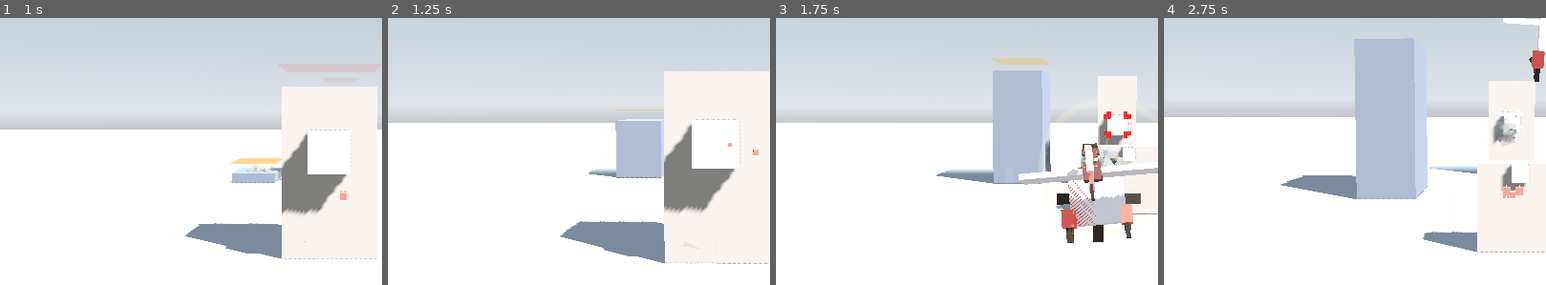
Above: before the commit, frames 1-4 (left to right).
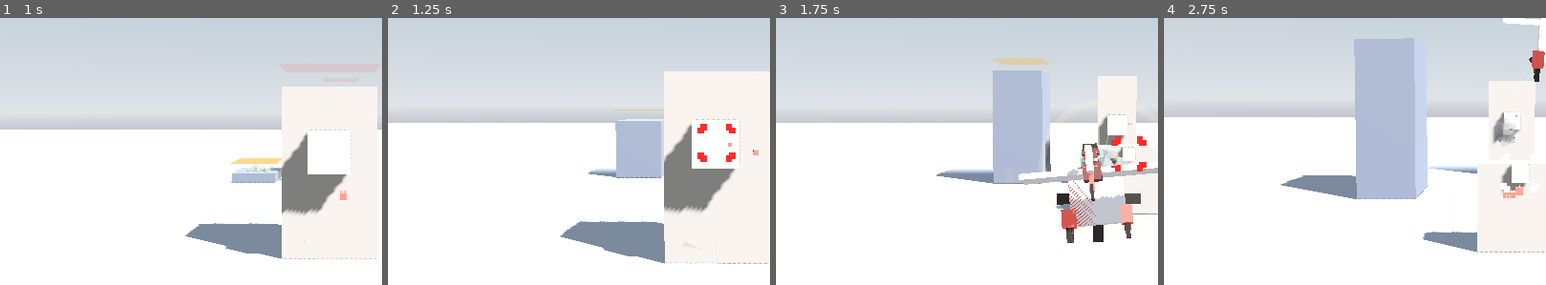
Above: after the commit, the same moments.

Repository: weathermanho/supercent
Game: Godot game, scene res://scenes/Main.tscn
Same seed, same stepped clock (60 frames per second), same inputs: the game is played once before the commit and once after it.
Inputs (mouse positions are % of the whole screen's width and height, from its top left):
- Up to frame 1 (1 s): move the mouse to (72, 45) at 0.52 s; hold Right mouse button (fire_missle) from 0.53 s (still down); click (72, 45) at 0.67 s
- Up to frame 2 (1.25 s): keep holding Right mouse button (fire_missle)
- Up to frame 3 (1.75 s): release Right mouse button (fire_missle) at 1.25 s; drag from (30, 55) to (45, 70) at 1.27 s
- Up to frame 4 (2.75 s): move the mouse to (60, 28) at 2.02 s; hold Right mouse button (fire_missle) from 2.03 s (still down); click (60, 28) at 2.17 s
The pictures show only the part of the screen within x 6-56%, y 29-79%; the shares and areas given below are measured in that part.

Frame 1 is identical in both runs. In frame 2, 0.3% of the frame differs, in the area x 81-91%, y 39-54%; in frame 3, 0.4%, in the area x 85-97%, y 35-58%; in frame 4, 0.1%.

Commit message:
revert: 마우스-조준 락온 되돌림 (마우스는 비행기 조종 전용)
마우스가 비행기 조종 + 표적 가리키기 두 역할을 하면 의미 충돌.
_pick_candidate를 전방 최근접 X로, _is_locked를 비행기 y/z 근접으로
원복.

(클러스터 내 락온 정책은 별도 논의 후 결정)

Co-Authored-By: Claude Opus 4.7 <noreply@anthropic.com>

Diff:
--- a/godot_project/scripts/Main.gd
+++ b/godot_project/scripts/Main.gd
@@ -509,49 +509,23 @@
 
 # ----- Aim / lock-on ---------------------------------------------------------
 
-## The thing the player is AIMING at — closest target (giant or hittable pillar
-## core) to the mouse cursor's world position in (y, z). Plain "nearest by x"
-## was confusing: an 11-o'clock target was ignored if anything was straight
-## ahead. Aim-based selection makes the lock-on feel intentional.
+## The thing the player is pointing at: the giant if it has loomed in, else the
+## nearest breakable pillar core ahead (by x).
 func _pick_candidate() -> Node3D:
-	var aim: Vector3 = _get_world_cursor()
+	for g in _targets:
+		if g.is_giant and g.position.x <= GIANT_VULNERABLE_X and g.position.x > airplane.position.x:
+			return g
 	var best: Node3D = null
-	var best_score: float = INF
-
-	for g in _targets:
-		if not g.is_giant:
-			continue
-		if g.position.x > GIANT_VULNERABLE_X or g.position.x <= airplane.position.x:
-			continue
-		var s: float = _aim_score(g.position, aim, true)
-		if s < best_score:
-			best_score = s
-			best = g
-
+	var best_x: float = INF
 	for pl in _pillars:
 		if not pl.is_core_hittable():
 			continue
 		if pl.global_position.x <= airplane.position.x:
 			continue
-		var s2: float = _aim_score(pl.core_world_pos(), aim, false)
-		if s2 < best_score:
-			best_score = s2
+		if pl.global_position.x < best_x:
+			best_x = pl.global_position.x
 			best = pl
-
 	return best
-
-
-## Lower = better aim match. (y, z) distance from cursor + a small forward
-## penalty so closer targets win when two are at similar aim angle. Returns
-## INF when the target is outside the acceptance window (giants are wider).
-func _aim_score(target_pos: Vector3, aim_world: Vector3, is_giant: bool) -> float:
-	var dy: float = target_pos.y - aim_world.y
-	var dz: float = target_pos.z - aim_world.z
-	var d: float = sqrt(dy * dy + dz * dz)
-	var max_d: float = 500.0 if is_giant else 240.0
-	if d > max_d:
-		return INF
-	return d + (target_pos.x - airplane.position.x) * 0.02
 
 
 func _is_giant_node(node: Node3D) -> bool:
@@ -568,18 +542,19 @@
 	return 170.0 if _is_giant_node(node) else 32.0
 
 
-## Reticle goes red+pulsing ("locked") when the cursor is RIGHT ON the candidate
-## — not just within some plane-distance. Driven by the same aim cursor as the
-## picker so feedback matches behaviour.
+func _lock_window(node: Node3D) -> float:
+	return GameConfig.missile_lock_radius * (14.0 if _is_giant_node(node) else 1.0)
+
+
+## "Locked" = the plane is positioned close enough to the candidate (y, z) that
+## a fired missile will land. Reticle goes red+pulsing when locked.
 func _is_locked(node: Node3D) -> bool:
 	if node == null or not is_instance_valid(node):
 		return false
-	var aim: Vector3 = _get_world_cursor()
 	var ap: Vector3 = _aim_pos(node)
-	var dy: float = ap.y - aim.y
-	var dz: float = ap.z - aim.z
-	var win: float = 110.0 if _is_giant_node(node) else 45.0
-	return sqrt(dy * dy + dz * dz) < win
+	var dy: float = ap.y - airplane.position.y
+	var dz: float = ap.z - airplane.position.z
+	return sqrt(dy * dy + dz * dz) < _lock_window(node)
 
 
 ## Homing target for a fired missile: the candidate's aim node (a pillar core
